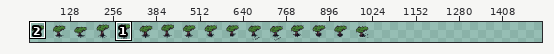
File history of a sprite sheet, Assets/Sprites/Player.png. Above: a wide view before the commit, with the close-up outlined.
Close-up. As it was:
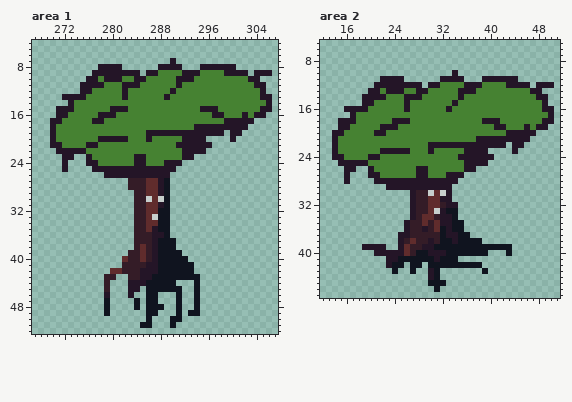
The file is 1024x64 pixels. Shown: area 1: x 267..307, y 4..52; area 2: x 12..51, y 5..47. The old version is drawn lined up with the new one, on the new canvas. The wide view leaves out empty margins. The commit also changed other parts of the picture, which this record leaves out.
After:
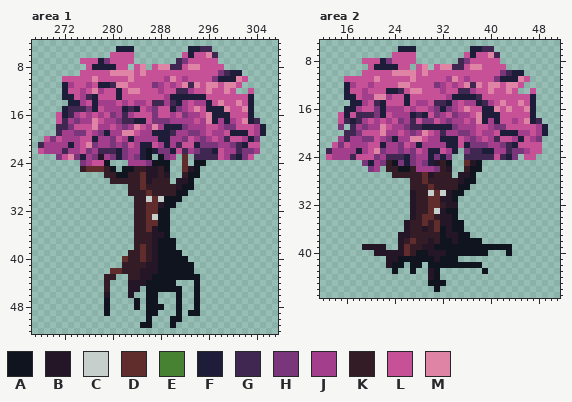
Palette (. is transparent): A #10141f  B #241527  C #c7cfcc  D #602c2c  E #468232  F #1e1d39  G #402751  H #7a367b  J #a23e8c  K #341c27  L #c65197  M #df84a5
The exact change:
canvas 1024x64 -> 1536x64
Changed rows in their new state; - is an unchanged pixel.
Area 1:
first column x 268:
 5 -------------FFF---------FFGG----------
 6 ------------LLLL--------LFLLMG---------
 7 -------LLLFHLLLL------.GHLLLLL---------
 8 --------LFFFFLL-LM-LMMGGLMMLLLL..------
 9 -------LLLLLMMMMLMLLLLLLLLLLLLHGFF.-...
10 ----LLLLLMLLLLLMLLLLLJMLJLLLLHFFFML..--
11 ----FJLLJLFFGMMLLLLHJLJLMGMLMMLMML....-
12 ----FLLJLMJLLFLMMLLLJLLGGJLLMLLML..L..-
13 ----FFLJGFLLLFLLLLLLLJFFFFFFLLLLLLLF...
14 -----FFJLFJJJLJLJJLGGJGFJLJJFLMLLMLF...
15 ---.FGGGHFLJJJFGFLJHLLFHJLMLFFFMLLMF...
16 ---LFGJLJLJLHJGJLLLHLLJLHJJLMFFFLLLF..-
17 --.LGJHJJMLJJHGGFFLHHHJJJJLJMFJFJLMFG--
18 --.GGHLLLMJJLJHJMLJMJFFFHJJJLLJHHLLLJF-
19 --.GJJHHLJHFJJMMLJJFFFGJJHHJLJJLFFFLJF-
20 -LHLJJJLLFJJHLJFJJJJFFJJHLJHJLJGLLJFH--
21 GJJJJFJLMHJJHJHLJFFLJFJGLLFHHHJJHGFLL--
22 LJJJGJJLHJGGGFHJJFAFHHFLGJHGGFLJJGHHJ--
23 ---HLMHFJHBJHFHJHFA.AHJ.D.GGGGLJGFHL---
24 ----.--HJLLA...JJJHAAA..D-AA-----------
25 ----.--KDDDKA.AAKK--KA.-DBA------------
26 -----------KKAAKKD--K---KAA------------
27 ------------KKK--DBKKK-BBA-------------
28 -----------------DKKKKKBAA-------------
29 ---------------K---KKKKAA--------------
30 ----------------------AA---------------
31 ----------------------A----------------
Area 2:
first column x 13:
 6 ------------FFF---------FFGG----------
 7 -----------LLLL--------LFLLMG---------
 8 ------LLLFHLLLL-------GHLLLLL---------
 9 -------LFFFFLL-LM-LMMGGLMMLLLL--------
10 ------LLLLLMMMMLMLLLLLLLLLLLLHGFF-----
11 ---LLLLLMLLLLLMLLLLLJMLJLLLLHFFFML----
12 ---FJLLJLLLLMMLLLLHJLJLMGMLMMLMML.-...
13 ---FLLJLLLFFGLMMLLLJLLGGJLLMLLML..L.--
14 ---FFLJJMMJLLFLLLLLLJFFFFGLLLLLLLLF..-
15 ----FFJLGFLLLFLJJLGGFJLJJFGJLMLLMLF..-
16 ---FFJLLHFJJJLJLLJHFHJLMLLFFMLMLLMF...
17 --LFLGGGHFLJJJFGFLHJLHJJLMFFFLLLLLF...
18 --LGFGJLJLJLHJGLHHLJHJJLJMFJFLLJLMFG..
19 --H.GJHJJMLJJHGGFFFFFHJJJLLJHHLLLLLJF-
20 -..GGHLLLMJJLJHJMLJGJJHHJLJJLFFFJJLJF-
21 -.JGJJHHLJHFJJMMLJJFFFLJHJLJGLLJFLJH--
22 -LHLJJJLLFJJHLJFJJJJFFLFHHHJJHGFLLLL--
23 GJJJJFJLMHJJHJHLJFFLJF.HGGFFJJGHHJLL--
24 LJJJGLLLHJGGGFHJJFHFH..GGGGGLGFH-LL---
25 --....HFJHKAHFHJHFBKA..D-A.-----------
26 ---..--HJ.KKAAKJJJHKB..KAA------------
27 ---.---....KKKKKDBKKK.-BA-------------
28 ---.----......KKDKKKKKBAA-------------
29 ----------....KKKDKKKKAA--------------
30 ---------------------AA---------------
31 ---------------------A----------------
Changed places in both close-ups, as pixel boxes (x1, y1, x2, y2):
changed: (38, 46, 272, 208)
changed: (326, 46, 554, 202)
